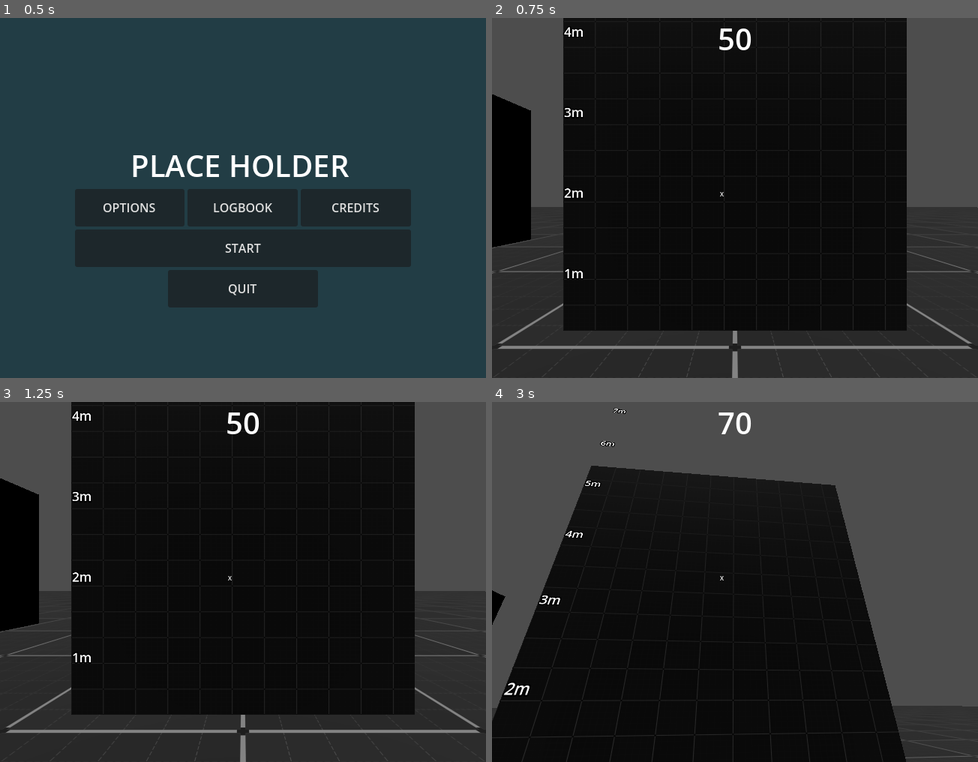
Above: before the commit, frames 1-4 (two rows, left to right).
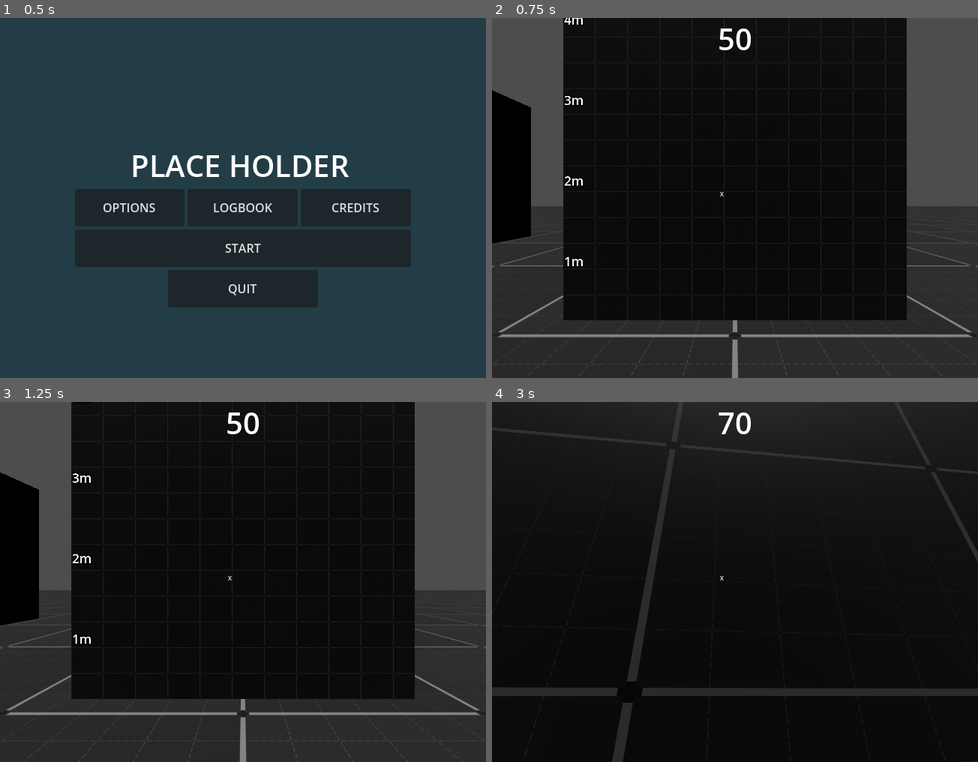
Above: after the commit, the same moments.

Repository: cdoss3/pirate-jam
Game: Godot game, scene res://scenes/main_menu.tscn
Two runs of this game, one before a commit and one after it. Both use one fixed random seed, a clock stepped at 60 frames per second and the inputs below.
Inputs (mouse positions are in pixels of both pictures, inside the frame that each line leads up to):
- Up to frame 1 (0.5 s): no input
- Up to frame 2 (0.75 s): click "START" at 0.5 s
- Up to frame 3 (1.25 s): no input
- Up to frame 4 (3 s): tap Enter at 1.25 s; move the mouse to (764, 582) at 1.27 s; hold W (walk_forwards) from 1.28 s (still down); tap Shift (crouch) at 1.35 s; tap Space (jump) at 1.52, 2.27 s; move the mouse to (710, 582) at 2.02 s; tap Ctrl (sprint) at 2.1 s; move the mouse to (744, 574) at 2.77 s; tap P (test_input) at 2.85 s

Frame 1 is identical in both runs. In frame 2, 5.0% of the frame differs, in the area x 0-100%, y 0-100%; in frame 3, 5.6%; in frame 4, 48%.

Commit message:
Reverted a change, now you can actually move (but you can also move while in the options menu)

Diff:
--- a/scripts/state_machine.gd
+++ b/scripts/state_machine.gd
@@ -24,8 +24,7 @@
 
 
 func _physics_process(delta: float) -> void:
-	if !$"..".tab_opened:
-		state.physics_update(delta)
+	state.physics_update(delta)
 
 
 func _transition_to_next_state(target_state_path: String, data: Dictionary = {}) -> void:
